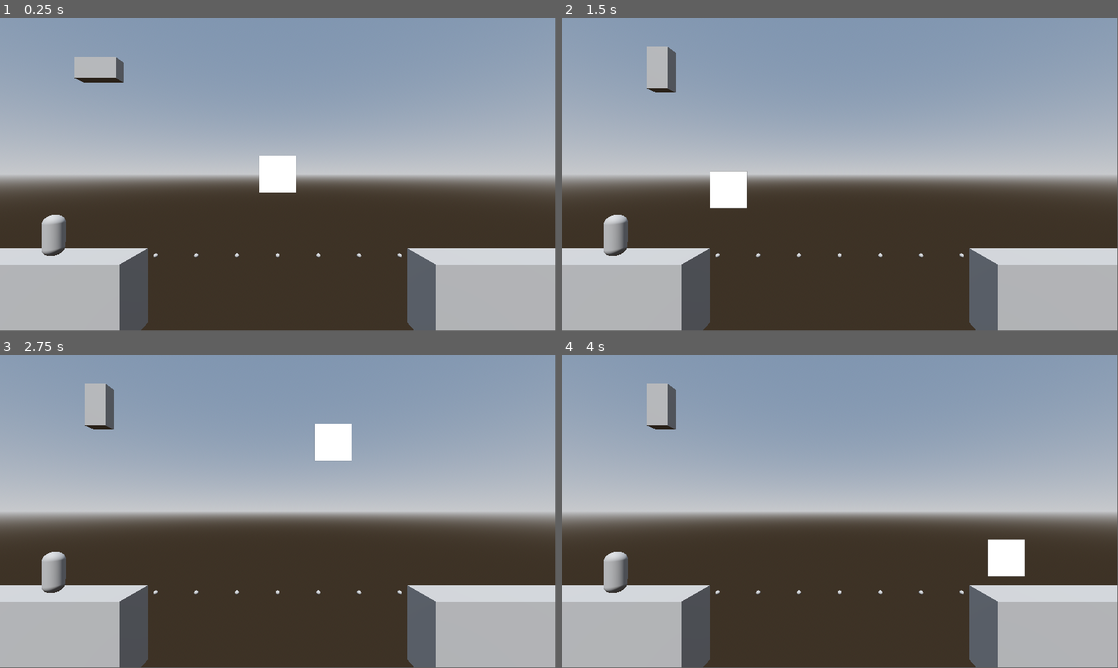
Above: before the commit, frames 1-4 (two rows, left to right).
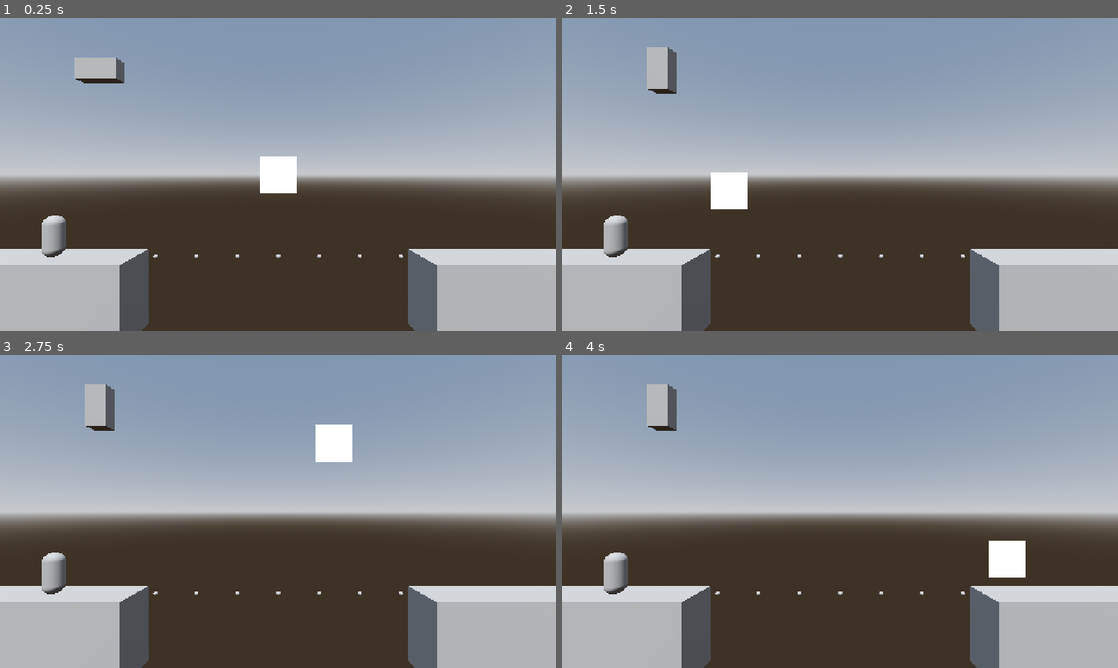
Above: after the commit, the same moments.

Repository: NEKERAFA/ggj-25
Game: Godot game, scene res://scenes/prototype.tscn
Two runs of this game, one before a commit and one after it. Both use one fixed random seed, a clock stepped at 60 frames per second and the inputs below. Before the commit the project has no main scene; this scene is started directly in both runs.
Inputs (mouse positions are in pixels of both pictures, inside the frame that each line leads up to):
- Up to frame 1 (0.25 s): no input
- Up to frame 2 (1.5 s): tap Enter at 0.5 s; move the mouse to (962, 158) at 0.52 s; click (962, 158) at 0.67 s; tap Space at 1.25 s; move the mouse to (728, 190) at 1.27 s; click (728, 190) at 1.42 s
- Up to frame 3 (2.75 s): tap Enter at 2 s; move the mouse to (333, 442) at 2.02 s; click (333, 442) at 2.17 s
- Up to frame 4 (4 s): tap Space at 2.75 s; move the mouse to (812, 574) at 2.77 s; click (812, 574) at 2.92 s; tap Enter at 3.5 s; move the mouse to (1006, 558) at 3.52 s; click (1006, 558) at 3.67 s
In our replay, the window is 799x449 before the commit and 800x450 after it. These sizes can differ from the game's own. Grey fills any space a smaller window leaves; there, only what the larger window draws over its background counts as a difference.

The runs differ from the first frame. In frame 1, 0.7% of the frame differs, in the area x 0-100%, y 0-100%; in frame 2, 0.7%; in frame 3, 0.7%; in frame 4, 0.7%.

Commit message:
Added export config

Diff:
--- a/project.godot
+++ b/project.godot
@@ -11,6 +11,7 @@
 [application]
 
 config/name="Global Game Jam 2025"
+run/main_scene="res://scenes/prototype.tscn"
 config/features=PackedStringArray("4.3", "GL Compatibility")
 config/icon="res://icon.svg"
 
@@ -22,6 +23,8 @@
 
 window/size/viewport_width=960
 window/size/viewport_height=540
+window/stretch/mode="viewport"
+window/stretch/scale=2.0
 
 [rendering]
 
--- a/scenes/prototype.tscn
+++ b/scenes/prototype.tscn
@@ -49,6 +49,8 @@
 
 [sub_resource type="GradientTexture2D" id="GradientTexture2D_185d1"]
 gradient = SubResource("Gradient_ns7ls")
+width = 32
+height = 32
 
 [node name="Game" type="Node"]
 
@@ -194,11 +196,13 @@
 anchor_bottom = 1.0
 grow_horizontal = 2
 grow_vertical = 2
+stretch = true
 
 [node name="SubViewport" type="SubViewport" parent="SubViewportContainer"]
 transparent_bg = true
 handle_input_locally = false
 size = Vector2i(960, 540)
+render_target_update_mode = 4
 
 [node name="Sprite2D" type="Sprite2D" parent="SubViewportContainer/SubViewport"]
 texture = SubResource("GradientTexture2D_185d1")
Not shown, added: dist/.gdignore
Binary file added: dist/web/ggj-25.apple-touch-icon.png
Binary file added: dist/web/ggj-25.icon.png
Binary file added: dist/web/ggj-25.png
Not shown, added: export_presets.cfg
Not shown, added: dist/linux/ggj-25.pck
Not shown, added: dist/linux/ggj-25.sh
Not shown, added: dist/linux/ggj-25.x86_64
Not shown, added: dist/web/ggj-25.audio.worklet.js
Not shown, added: dist/web/ggj-25.html
Not shown, added: dist/web/ggj-25.js
Not shown, added: dist/web/ggj-25.pck
(and 4 more such lines)
